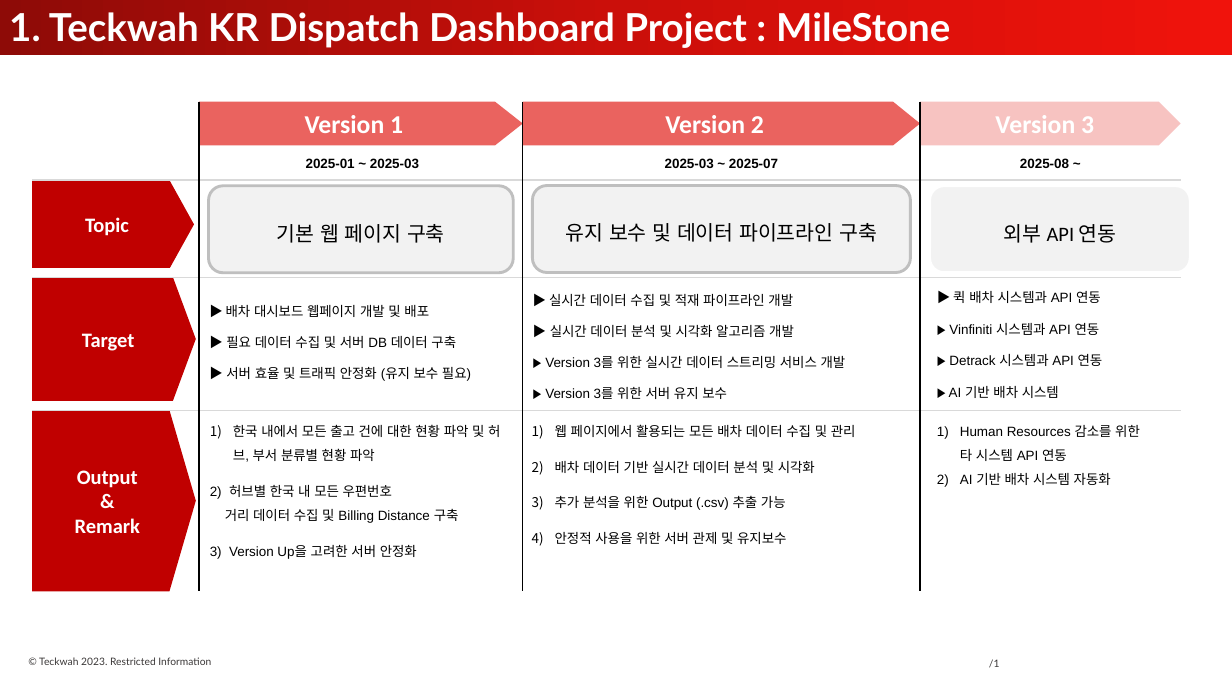
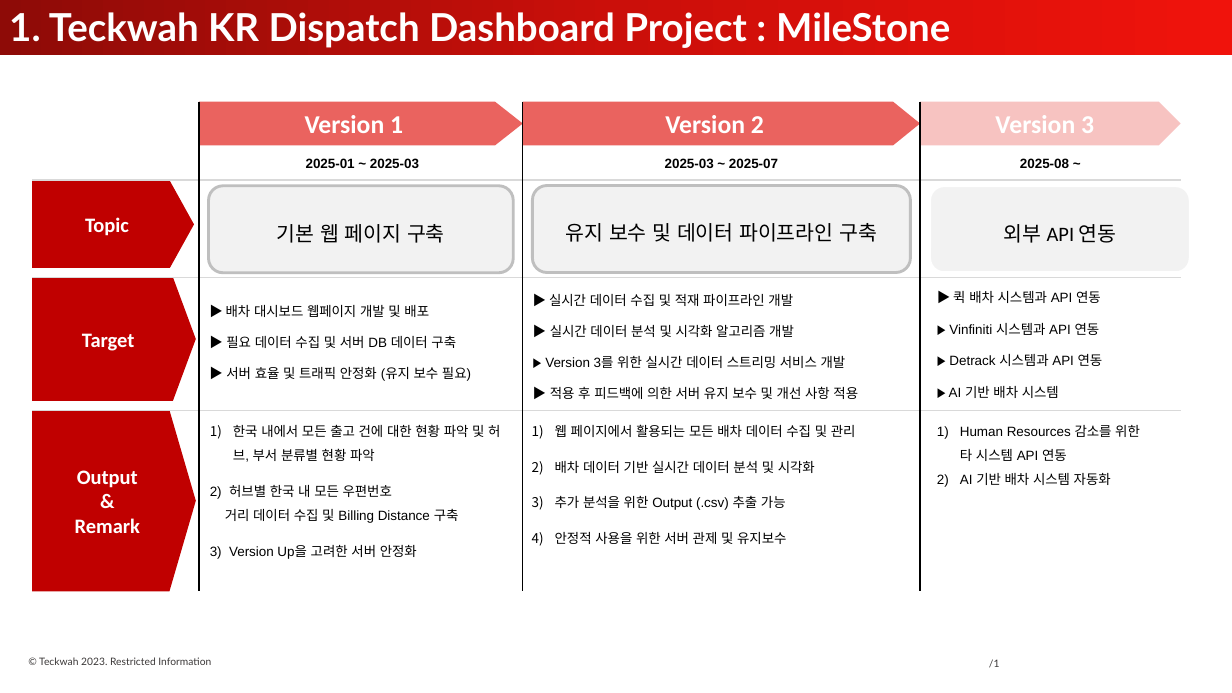
Before and after one commit to ppark-jjong/TWLKR-TMS, a slide deck: slide 1 of TWLKR Dispatch Dashboard Project.pptx. Drawn at 1232x693 pixels with LibreOffice and Linux fonts; fonts in the diff are those of the drawing; background and template pictures are left out. Boxes give left, top, right and bottom in pixels: in the first picture for what was removed or moved away, otherwise in the second. Text is boxed around its words. In the diff, an @@ line names an element or a change of style, - is before the commit and + after.

```diff
--- a/TWLKR Dispatch Dashboard Project.pptx
+++ b/TWLKR Dispatch Dashboard Project.pptx
@@ text at [550,386,858,399]: text changed @@
-▶ Version 3를 위한 서버 유지 보수
+▶ 적용 후 피드백에 의한 서버 유지 보수 및 개선 사항 적용
```
Also in this commit, not shown: 1 other slide changed.
